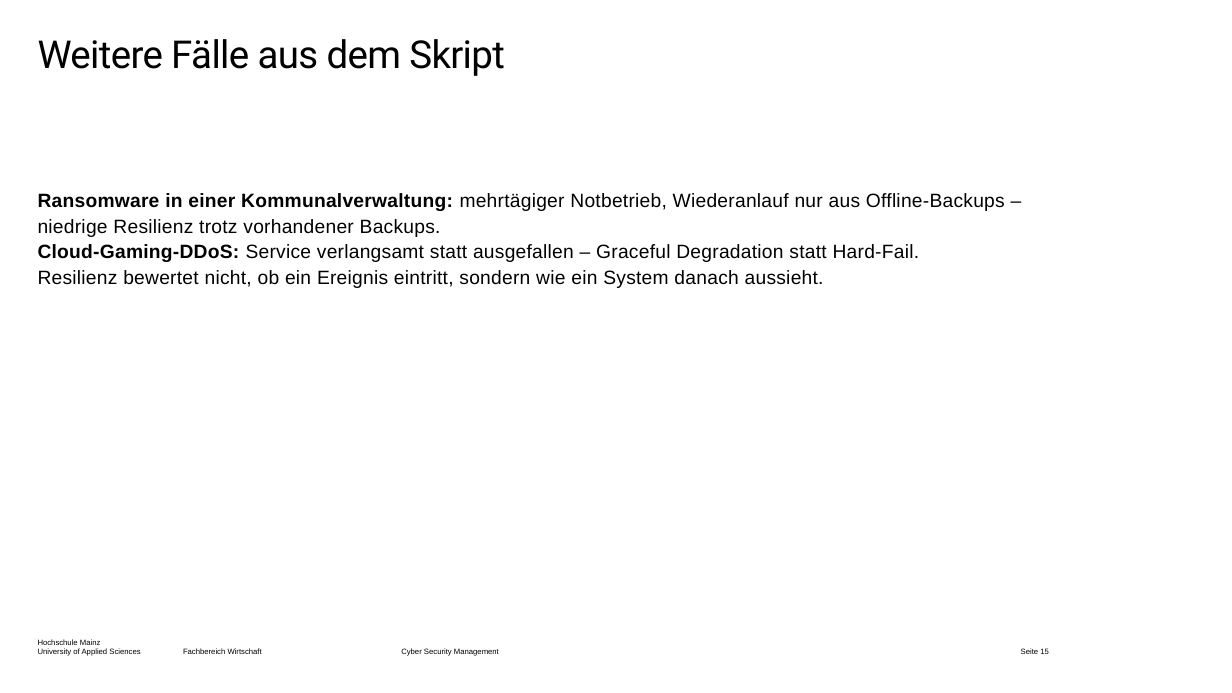
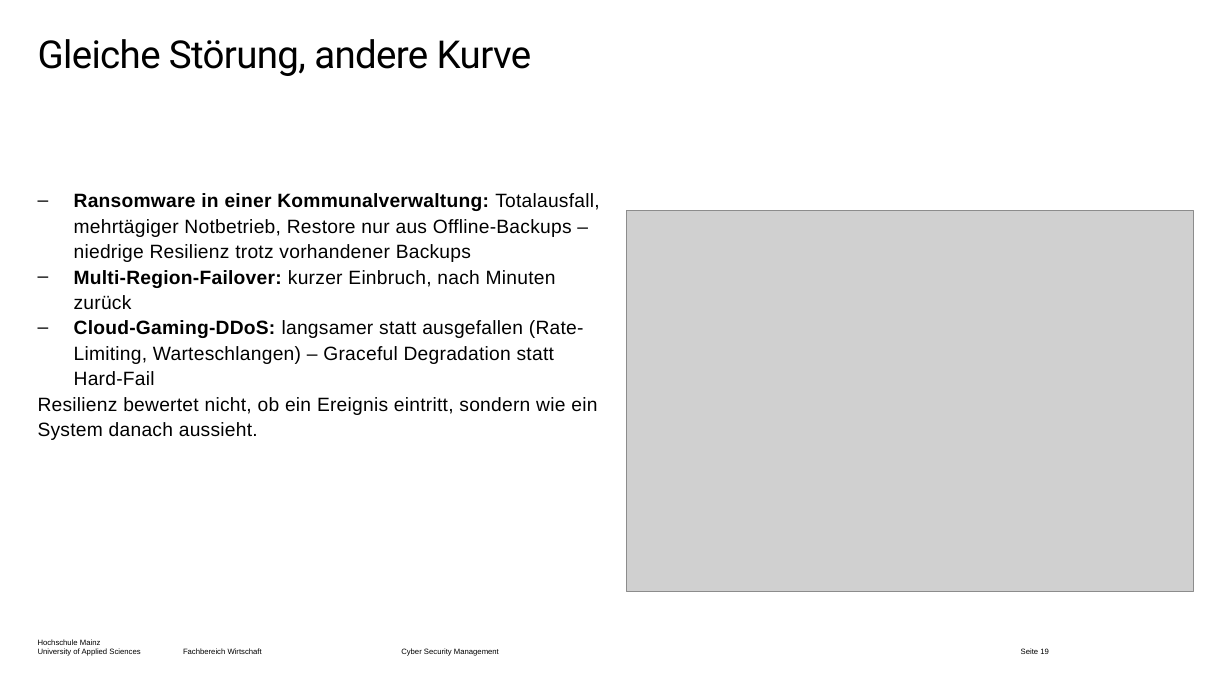
Before and after one commit to dlo-delphi/csm-cyber_resilienz-quarto, a slide deck: slide 19 of Präsentationen/Termin-02/_powerpoint/main.pptx (slide 15 before the commit). Drawn at 1232x693 pixels with LibreOffice and Linux fonts; fonts in the diff are those of the drawing; grey boxes stand for pictures; background and template pictures are left out. Boxes give left, top, right and bottom in pixels: in the first picture for what was removed or moved away, otherwise in the second. Text is boxed around its words. In the diff, an @@ line names an element or a change of style, - is before the commit and + after.

```diff
--- a/Präsentationen/Termin-02/_powerpoint/main.pptx
+++ b/Präsentationen/Termin-02/_powerpoint/main.pptx
@@ title at [38, 39, 532, 76]: text changed @@
-Weitere Fälle aus dem Skript
+Gleiche Störung, andere Kurve
@@ text at [74, 193, 599, 385]: text changed @@
-Ransomware in einer Kommunalverwaltung: mehrtägiger Notbetrieb, Wiederanlauf nur aus Offline-Backups – niedrige Resilienz trotz vorhandener Backups.
-Cloud-Gaming-DDoS: Service verlangsamt statt ausgefallen – Graceful Degradation statt Hard-Fail.
+– Ransomware in einer Kommunalverwaltung: Totalausfall, mehrtägiger Notbetrieb, Restore nur aus Offline-Backups – niedrige Resilienz trotz vorhandener Backups
+– Multi-Region-Failover: kurzer Einbruch, nach Minuten zurück
+– Cloud-Gaming-DDoS: langsamer statt ausgefallen (Rate-Limiting, Warteschlangen) – Graceful Degradation statt Hard-Fail
@@ picture added at [627, 211, 1194, 592] @@
@@ page number at [1021, 648, 1049, 654]: text changed @@
-Seite 15
+Seite 19
```
Also in this commit, not shown: 14 other slides changed, 5 slides added, 1 slide removed, 57 other files.
